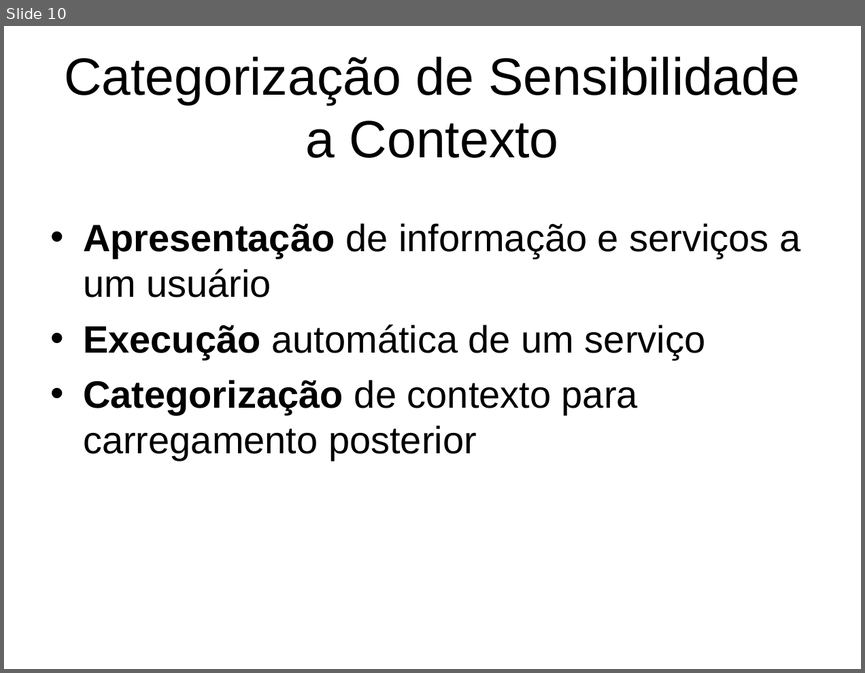
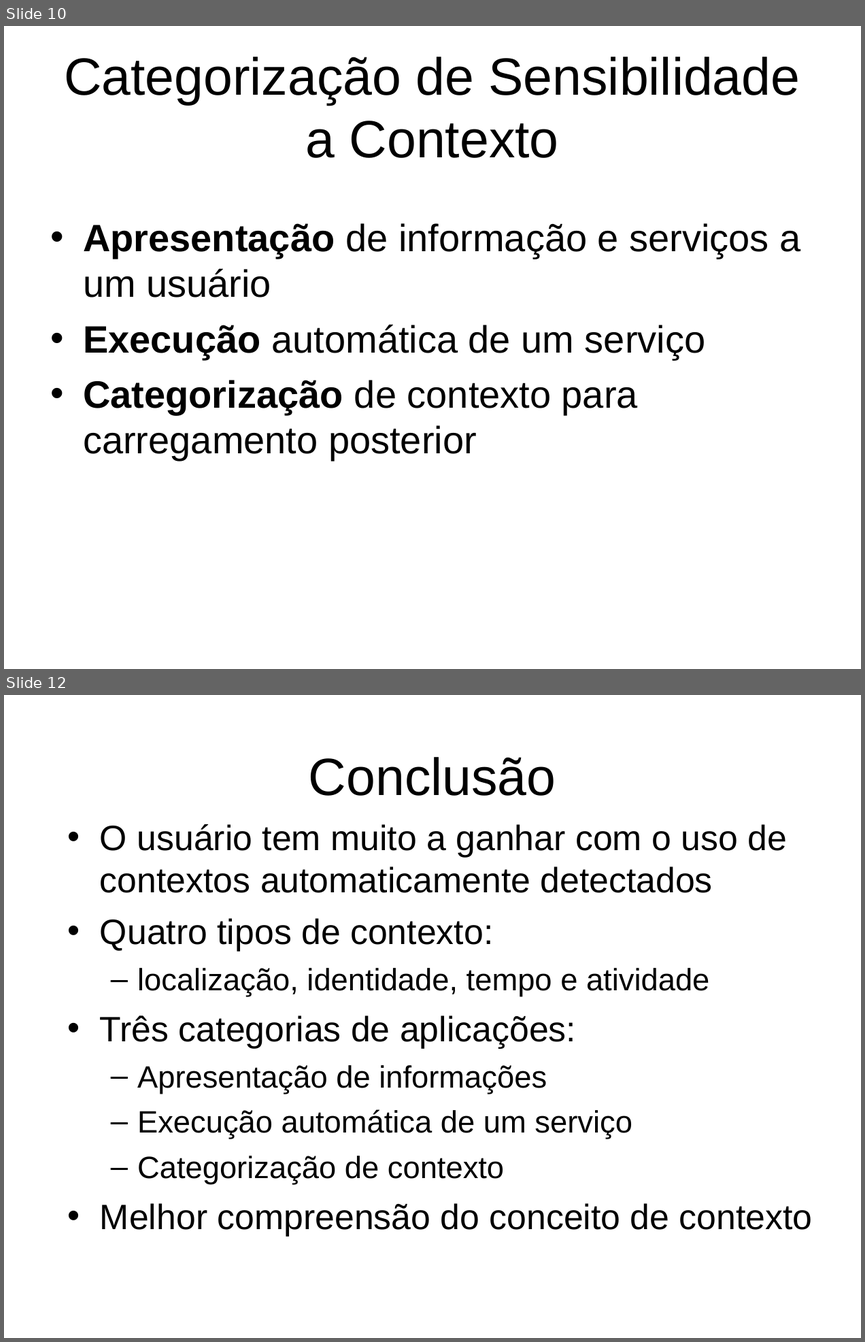
Before and after one commit to andrenho/andrenho, a slide deck: academia/trabalhos/contexto.odp. Shown one above the other, each under a label of ours: slide 10 before the commit, slides 10 and 12 after it; the slides between them are not shown. The pictures are 865x673 and 865x1342 pixels, drawn with LibreOffice and Linux fonts; fonts in the diff are those of the drawing; background and template pictures are left out. Boxes give left, top, right and bottom in pixels: in the first picture for what was removed or moved away, otherwise in the second. Text is boxed around its words. In the diff, an @@ line names an element or a change of style, - is before the commit and + after.

```diff
--- a/academia/trabalhos/contexto.odp
+++ b/academia/trabalhos/contexto.odp
@@ slide 12 added at (4,695,861,1338), background #FFFFFF @@
@@ title added at (309,757,556,796), 44 pt, text #000000 @@
+Conclusão
@@ text added at (100,824,813,1236), 29.6 pt, text #000000 @@
+• O usuário tem muito a ganhar com o uso de contextos automaticamente detectados
+• Quatro tipos de contexto:
+  – localização, identidade, tempo e atividade
+• Três categorias de aplicações:
+  – Apresentação de informações
+  – Execução automática de um serviço
+  – Categorização de contexto
+• Melhor compreensão do conceito de contexto
```
Also in this commit, not shown: 1 slide changed, 1 other slide added, 2 slides removed, 9 other files.
